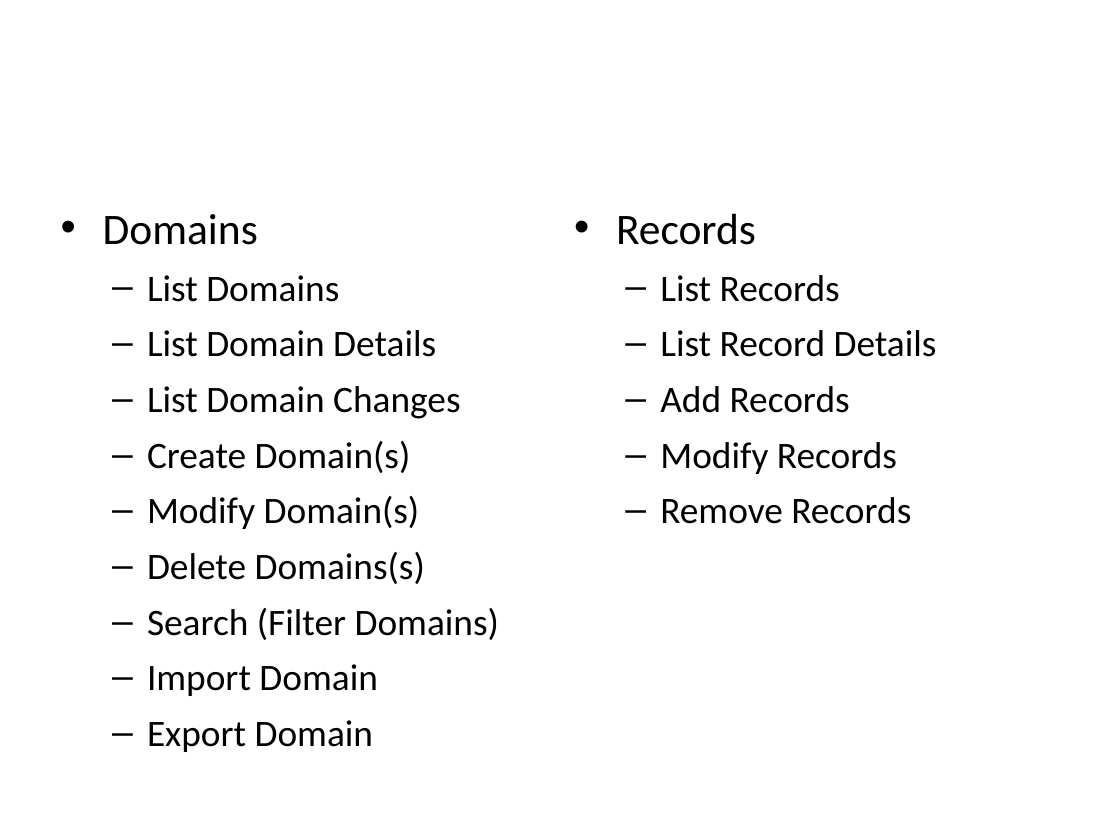
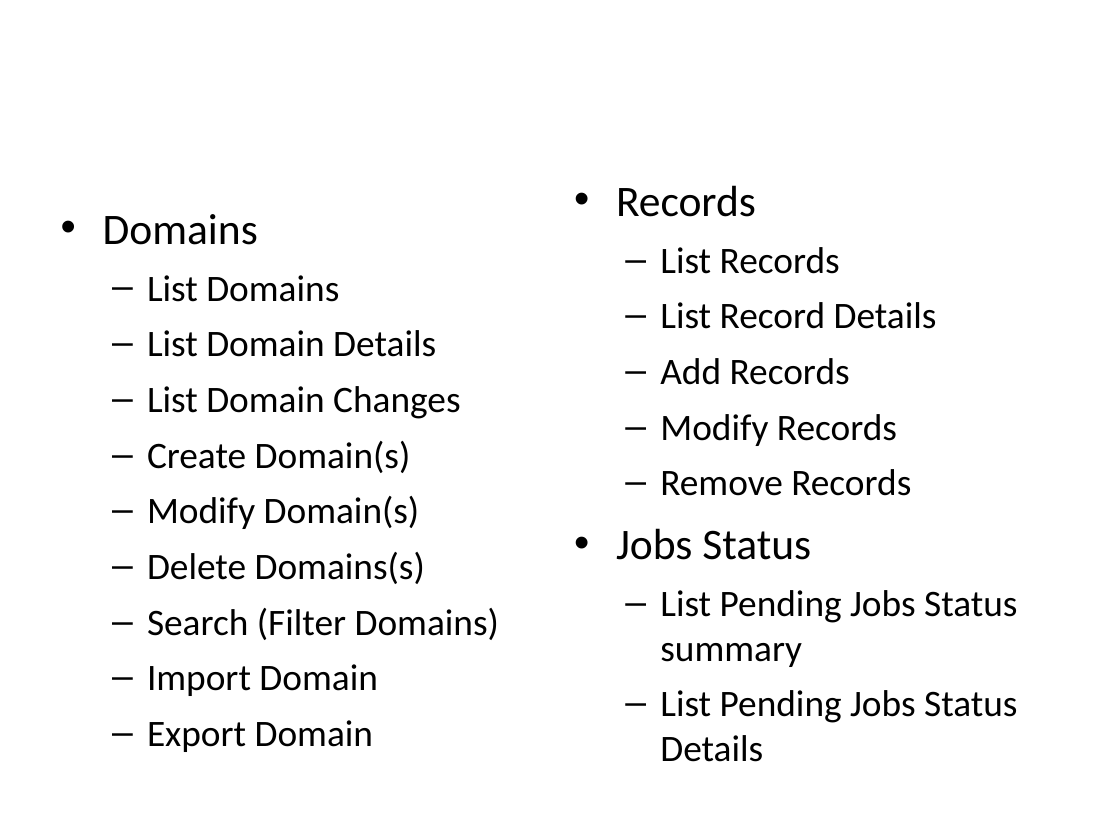
Before and after one commit to rackerlabs/docs-cloud-dns, a slide deck: slide 1 of techtalk/CloudDNS-TechTalk-5-ListOfAPICalls.pptx (slide 7 before the commit). Drawn at 1120x840 pixels with LibreOffice and Linux fonts; fonts in the diff are those of the drawing; background and template pictures are left out. Boxes give left, top, right and bottom in pixels: in the first picture for what was removed or moved away, otherwise in the second. Text is boxed around its words. In the diff, an @@ line names an element or a change of style, - is before the commit and + after.

Commit message:
1st cut

```diff
--- a/techtalk/CloudDNS-TechTalk-5-ListOfAPICalls.pptx
+++ b/techtalk/CloudDNS-TechTalk-5-ListOfAPICalls.pptx
@@ text "Records": place and size @@
-text "Records" at (616,213,937,524)
+text "Records" at (616,185,1017,762)
@@ text at (616,528,1017,762): paragraphs added @@
+• Jobs Status
+  – List Pending Jobs Status summary
+  – List Pending Jobs Status Details
```
Also in this commit, not shown: 11 slides removed.
